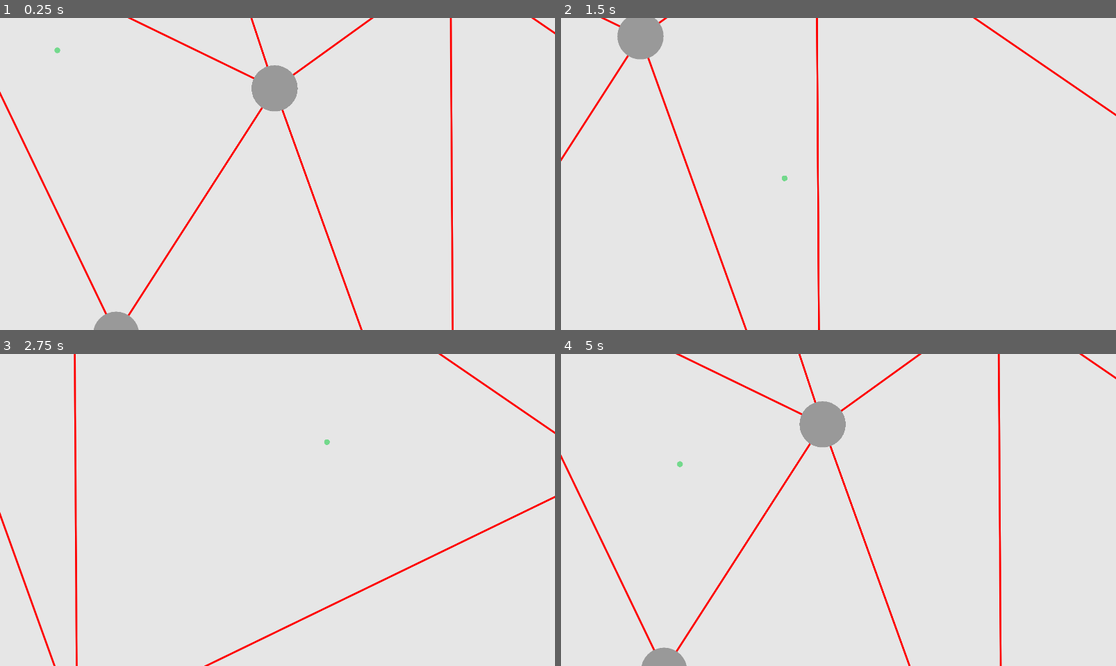
Above: before the commit, frames 1-4 (two rows, left to right).
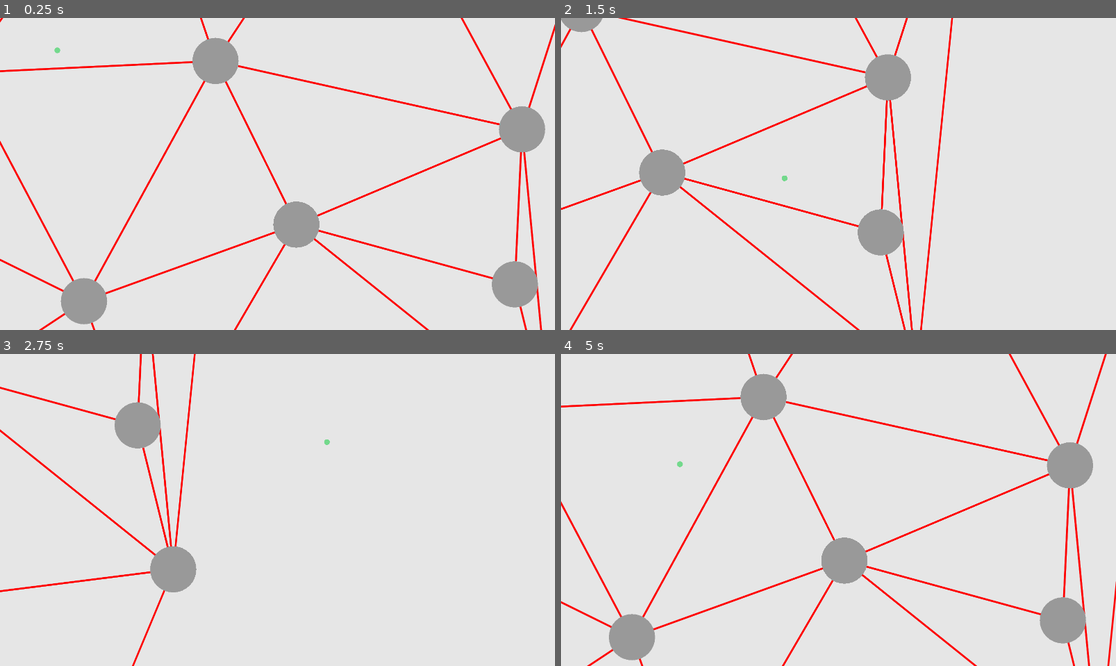
Above: after the commit, the same moments.

Repository: JRileyH/blips
Game: Godot game, scene res://Game.tscn
Same seed, same stepped clock (60 frames per second), same inputs: the game is played once before the commit and once after it.
Inputs (mouse positions are in pixels of both pictures, inside the frame that each line leads up to):
- Up to frame 1 (0.25 s): no input
- Up to frame 2 (1.5 s): tap Enter at 0.5 s; move the mouse to (960, 158) at 0.52 s; hold D (move_right) 0.53-1.28 s; move the mouse to (727, 189) at 1.27 s; hold S (move_down) from 1.28 s (still down)
- Up to frame 3 (2.75 s): move the mouse to (333, 441) at 2.02 s; release S (move_down) at 2.03 s; hold D (move_right) from 2.03 s (still down)
- Up to frame 4 (5 s): move the mouse to (810, 572) at 2.77 s; release D (move_right) at 2.78 s; hold W (move_up) 2.78-3.53 s; move the mouse to (1005, 556) at 3.52 s; hold A (move_left) from 3.53 s (still down); move the mouse to (672, 463) at 4.27 s

The runs differ from the first frame. In frame 1, 11% of the frame differs, in the area x 0-100%, y 0-100%; in frame 2, 7.9%; in frame 3, 4.7%; in frame 4, 11%.

Commit message:
even dispersal, circular, super triangle

Diff:
--- a/Map.gd
+++ b/Map.gd
@@ -1,8 +1,8 @@
 extends Node2D
 
 const BLIP_VELOCITY: float = 100.0
-const MAP_SIZE: int = 3
-const BLOID_DENSITY: int = 15
+const MAP_SIZE: int = 3000
+const BLOID_DENSITY: float = 0.01
 const MAX_BLIPS: int = 0
 
 var Bloid = preload("res://Bloid.tscn")
@@ -11,6 +11,25 @@
 var bloids: Array = []
 var blips: Array = []
 
+func _bloid_too_close(point: Vector2) -> bool:
+	for bloid in bloids:
+		if bloid.global_position.distance_to(point) < 500:
+			return true
+	return false
+
+func _get_random_point(radius: float, origin: Vector2, retry: int = 0) -> Vector2:
+	if retry > 10:
+		return Vector2.ZERO
+	randomize()
+	var angle = rand_range(0, PI*2)
+	var distance = rand_range(-radius, radius)
+	var point = Vector2(
+		cos(angle) * distance,
+		sin(angle) * distance
+	) + origin
+	while _bloid_too_close(point) and point != Vector2.ZERO:
+		point = _get_random_point(radius, origin, retry + 1)
+	return point
 
 func get_random_blip_position() -> Vector2:
 	randomize()
@@ -39,14 +58,8 @@
 	add_child(new_bloid)
 	return new_bloid
 
-func create_random_bloid() -> Bloid:
-	randomize()
-	var w = ProjectSettings.get_setting("display/window/size/width")
-	var h = ProjectSettings.get_setting("display/window/size/height")
-	var random_position = Vector2(
-		rand_range(-w * MAP_SIZE, (w * MAP_SIZE) + w),
-		rand_range(-h * MAP_SIZE, (h * MAP_SIZE) + h)
-	)
+func create_random_bloid(max_radius: float = MAP_SIZE, origin: Vector2 = Vector2.ZERO) -> Bloid:
+	var random_position = _get_random_point(max_radius, origin)
 	var blip_count: int = randi()%(MAX_BLIPS+1)
 	var blip_data: PoolVector2Array = []
 	for i in blip_count:
@@ -57,9 +70,10 @@
 var triangles: Array
 func _ready():
 	var bloid_points: PoolVector2Array
-	for i in BLOID_DENSITY * MAP_SIZE:
+	for i in round(MAP_SIZE * BLOID_DENSITY):
 		bloid_points.append(create_random_bloid().global_position)
-	triangles = BowyerWatson.triangulate(bloid_points)
+	var super_triangle: BowyerWatson.Triangle = BowyerWatson.min_inscribed_triangle(MAP_SIZE, Vector2.ZERO)
+	triangles = BowyerWatson.triangulate(super_triangle, bloid_points)
 
 func _draw():
 	for t in triangles:
--- a/Utility/BowyerWatson.gd
+++ b/Utility/BowyerWatson.gd
@@ -1,5 +1,7 @@
 extends Resource
 class_name BowyerWatson
+
+const SQRT3: float = 1.73205080757
 
 class Line:
 	var _p1: Vector2
@@ -68,12 +70,16 @@
 	func _to_string():
 		return "(%s, %s), (%s, %s), (%s, %s)" % [_p1.x, _p1.y, _p2.x, _p2.y, _p3.x, _p3.y]
 
-static func _find_super_triangle(points: PoolVector2Array) -> Triangle:
-	return Triangle.new(Vector2(-20000, -5000), Vector2(20000, -5000), Vector2(2500, 20000))
+static func min_inscribed_triangle(radius: float, origin: Vector2 = Vector2.ZERO) -> Triangle:
+	var edge = (6*radius)/SQRT3
+	var a = Vector2(origin.x, origin.y + (edge*SQRT3)/3)
+	var b = Vector2(origin.x - (edge/2), origin.y - radius)
+	var c = Vector2(origin.x + (edge/2), origin.y - radius)
 
-static func triangulate(points: PoolVector2Array) -> Array:
-	var super_triangle = _find_super_triangle(points)
-	var triangles: Array = [super_triangle]
+	return Triangle.new(a, b, c)
+
+static func triangulate(super: Triangle, points: PoolVector2Array) -> Array:
+	var triangles: Array = [super]
 	for point in points:
 		var bad_triangles: Array = []
 		for triangle in triangles:
@@ -97,7 +103,7 @@
 	var doomed_triangles: Array = []
 	for triangle in triangles:
 		for point in triangle.points():
-			if super_triangle.has_vertex(point):
+			if super.has_vertex(point):
 				doomed_triangles.append(triangle)
 				break
 	for triangle in doomed_triangles:
